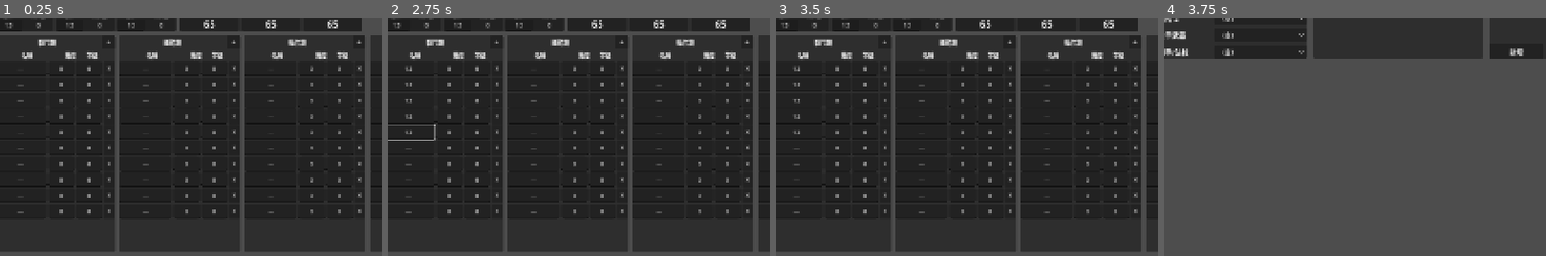
Above: before the commit, frames 1-4 (left to right).
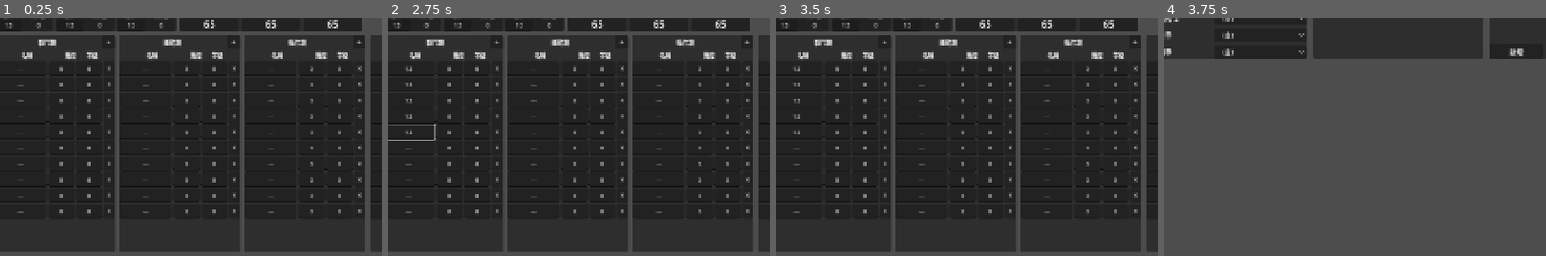
Above: after the commit, the same moments.

Repository: imo-ininder/trpg-sheet
Game: Godot game, scene res://scenes/MainScene.tscn
The game is run twice, just before and just after one commit, with the same random seed, the same clock (stepped at 60 frames per second) and the same inputs.
Inputs (mouse positions are % of the whole screen's width and height, from its top left):
- Up to frame 1 (0.25 s): no input
- Up to frame 2 (2.75 s): click (16, 11) at 0.52 s; type "12" at 0.6 s; click (23, 11) at 0.75 s; type "12" at 0.83 s; click (29, 11) at 0.98 s; type "12" at 1.07 s; click (35, 11) at 1.27 s; type "12" at 1.35 s; click (5, 61) at 1.5 s; type "12" at 1.58 s; click (5, 64) at 1.73 s; type "12" at 1.82 s; click (5, 67) at 2.02 s; type "12" at 2.1 s; click (5, 71) at 2.25 s; type "12" at 2.33 s; click (5, 74) at 2.48 s; type "12" at 2.57 s
- Up to frame 3 (3.5 s): click "腳色" at 2.75 s
- Up to frame 4 (3.75 s): click "裝備" at 3.5 s
The pictures show only the part of the screen within x 2-52%, y 50-100%; the shares and areas given below are measured in that part.

Frames 1-3 are identical in both runs. In frame 4, 0.2% of the frame differs, in the area x 2-7%, y 5-17%.

Commit message:
Small fix for equipment slot

Diff:
--- a/scripts/CharacterData.gd
+++ b/scripts/CharacterData.gd
@@ -132,7 +132,7 @@
 	return cast_base_rate - cast_cumulative_penalty - this_ring
 
 # ── 裝備欄位 ──────────────────────────────────────
-const EQUIP_SLOTS = ["頭環","手套","手環","身體（盔甲）","披風","腰帶","鞋子","項鍊","戒指 1","戒指 2","主手武器","副手/法杖"]
+const EQUIP_SLOTS = ["頭環","手套","手環","身體（盔甲）","披風","腰帶","鞋子","項鍊","戒指 1","戒指 2","主手","副手"]
 # 8 個保留擴充位（尚未顯示）
 const EQUIP_SLOTS_EXPANSION = ["擴充 1","擴充 2","擴充 3","擴充 4","擴充 5","擴充 6","擴充 7","擴充 8"]
 
--- a/scripts/data/ItemSlots.gd
+++ b/scripts/data/ItemSlots.gd
@@ -5,11 +5,11 @@
 class_name ItemSlots
 
 const TYPES: Dictionary = {
-	"weapon":   { "label": "武器",     "equip_slots": ["主手武器"] },
+	"weapon":   { "label": "武器",     "equip_slots": ["主手"] },
 	"armor":    { "label": "鎧甲",     "equip_slots": ["身體（盔甲）"] },
-	"shield":   { "label": "盾牌",     "equip_slots": ["副手/法杖"] },
-	"staff":    { "label": "法杖",     "equip_slots": ["副手/法杖"] },
-	"gun":      { "label": "魔導槍械", "equip_slots": ["主手武器", "副手/法杖"] },
+	"shield":   { "label": "盾牌",     "equip_slots": ["副手"] },
+	"staff":    { "label": "法杖",     "equip_slots": ["主手", "副手"] },
+	"gun":      { "label": "魔導槍械", "equip_slots": ["主手", "副手"] },
 	"headband": { "label": "頭環",     "equip_slots": ["頭環"] },
 	"gloves":   { "label": "手套",     "equip_slots": ["手套"] },
 	"bracelet": { "label": "手環",     "equip_slots": ["手環"] },
